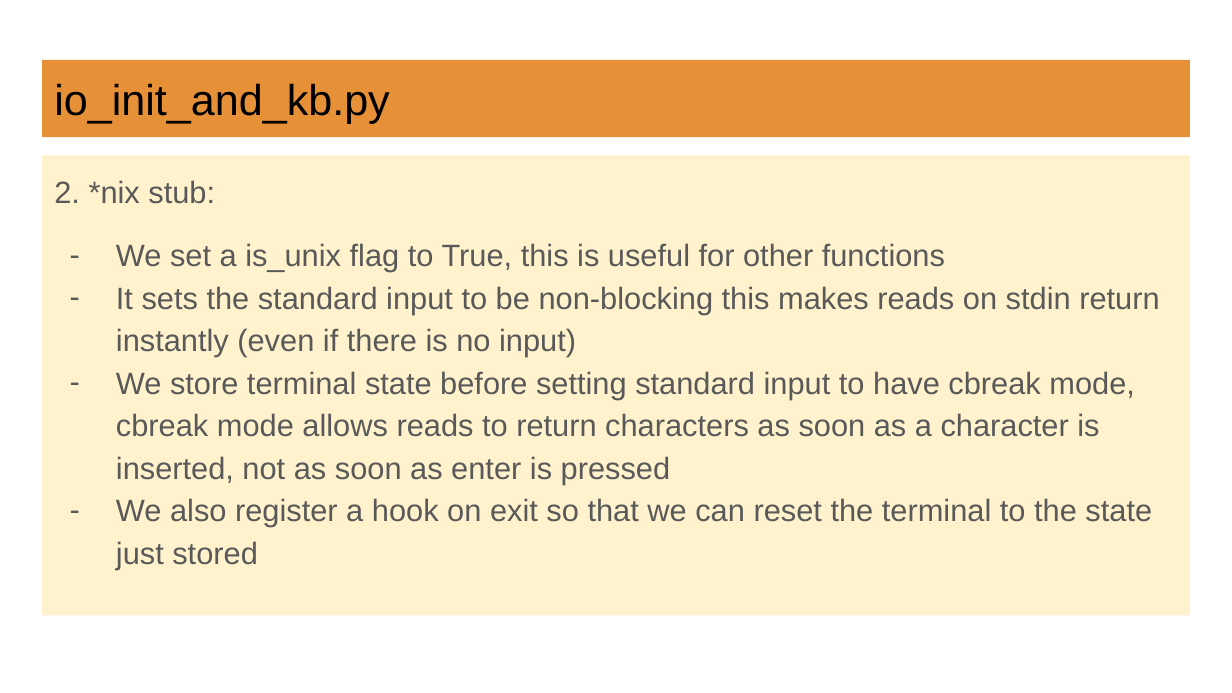
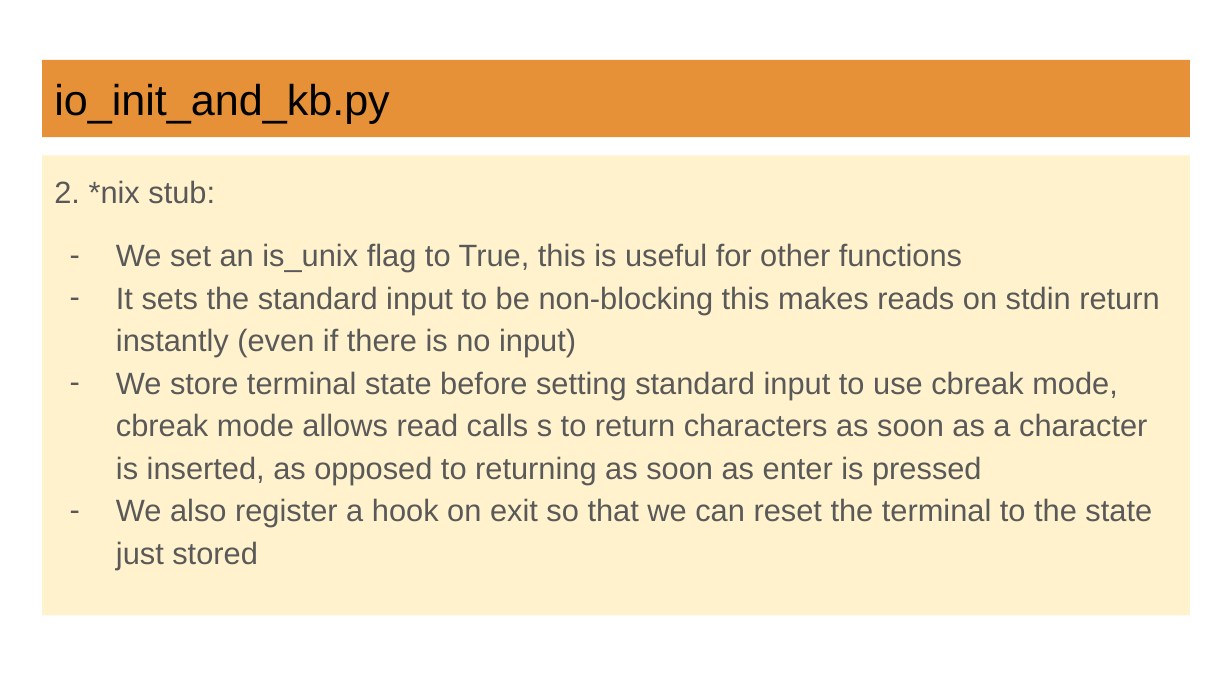
Before and after one commit to Rusomati/flappy_bird, a slide deck: slide 13 of flappy bird documentation.pptx. Drawn at 1232x693 pixels with LibreOffice and Linux fonts; fonts in the diff are those of the drawing. Boxes give left, top, right and bottom in pixels: in the first picture for what was removed or moved away, otherwise in the second. Text is boxed around its words. In the diff, an @@ line names an element or a change of style, - is before the commit and + after.

```diff
--- a/flappy bird documentation.pptx
+++ b/flappy bird documentation.pptx
@@ text at [116,243,962,272]: text changed @@
-– We set a is_unix flag to True, this is useful for other functions
+– We set an is_unix flag to True, this is useful for other functions
@@ text at [116,371,1147,484]: text changed @@
-– We store terminal state before setting standard input to have cbreak mode, cbreak mode allows reads to return characters as soon as a character is inserted, not as soon as enter is pressed
+– We store terminal state before setting standard input to use cbreak mode, cbreak mode allows read calls s to return characters as soon as a character is inserted, as opposed to returning as soon as enter is pressed
```
Also in this commit, not shown: 23 other slides changed, 1 other file.
